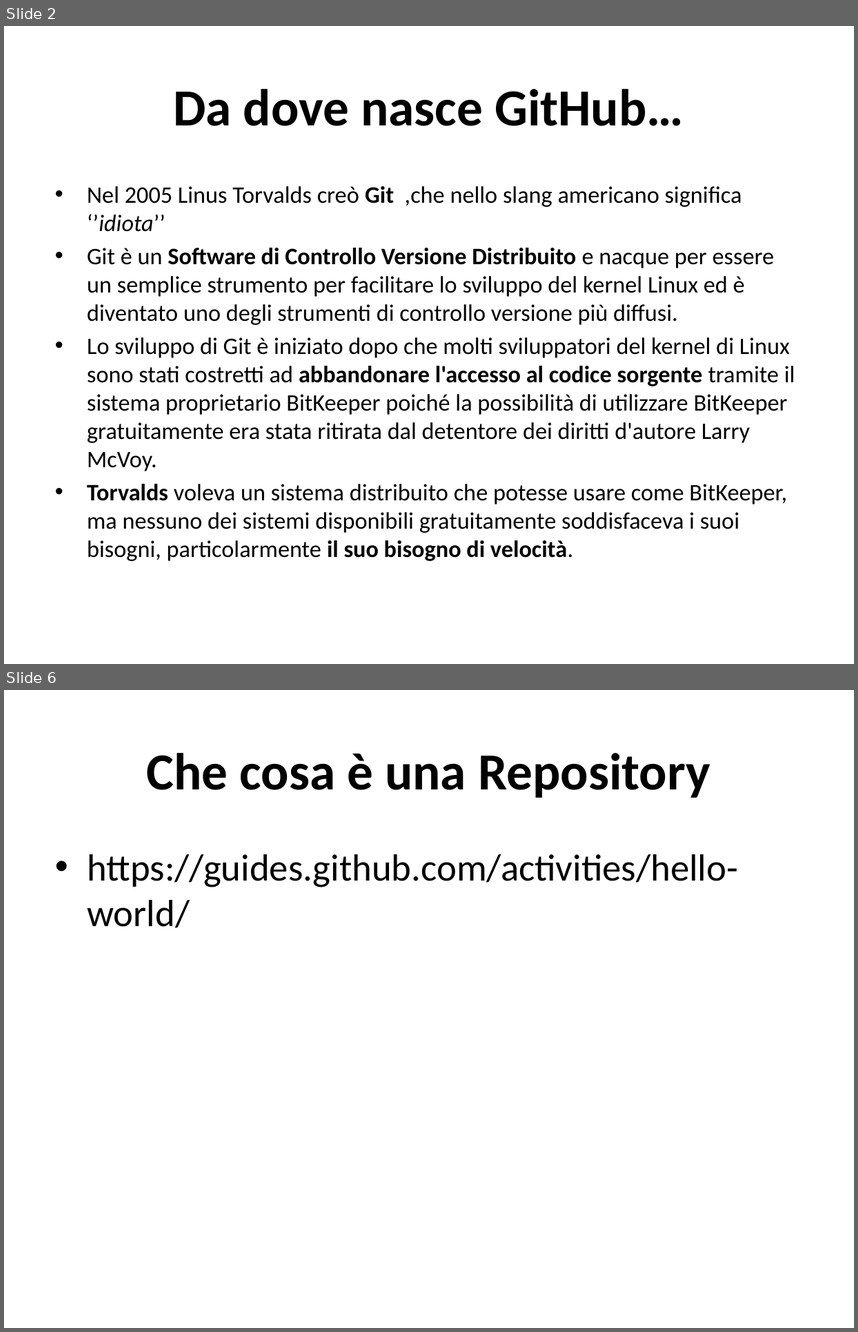
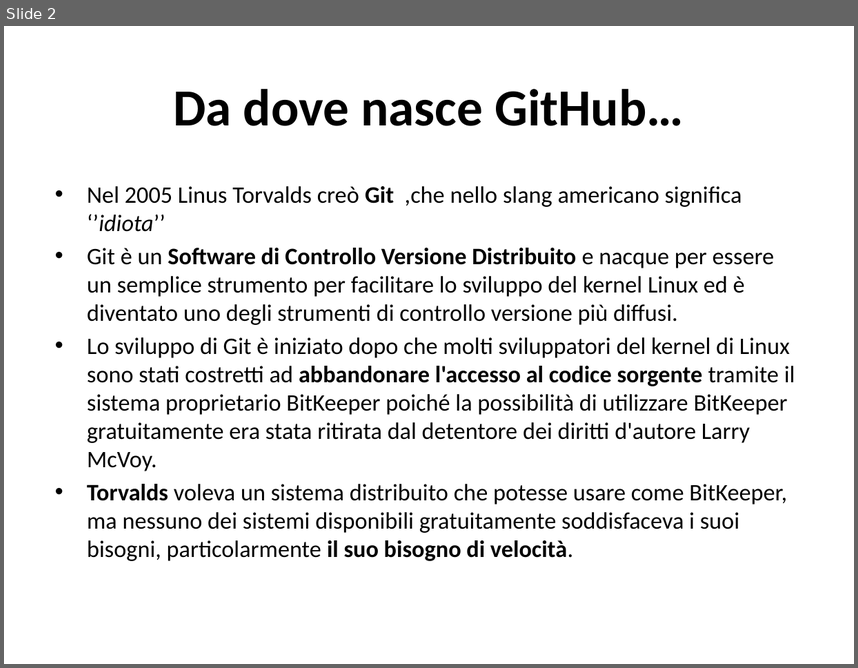
Before and after one commit to TeamEngim/GitHub-Introduction, a slide deck: Primi passi su GitHub.pptx. Shown one above the other, each under a label of ours: slides 2 and 6 before the commit, slide 2 after it; the slides between them are not shown. The pictures are 858x1332 and 858x668 pixels, drawn with LibreOffice and Linux fonts; fonts in the diff are those of the drawing. Boxes give left, top, right and bottom in pixels: in the first picture for what was removed or moved away, otherwise in the second. Text is boxed around its words. In the diff, an @@ line names an element or a change of style, - is before the commit and + after.

```diff
--- a/Primi passi su GitHub.pptx
+++ b/Primi passi su GitHub.pptx
@@ slide 6 removed at (4,690,854,1328), background #FFFFFF @@
@@ title removed at (147,753,711,798) @@
-Che cosa è una Repository
@@ text removed at (87,854,738,928) @@
-• https://guides.github.com/activities/hello-world/
```
Also in this commit, not shown: 8 slides changed, 14 slides added, 1 other slide removed.
